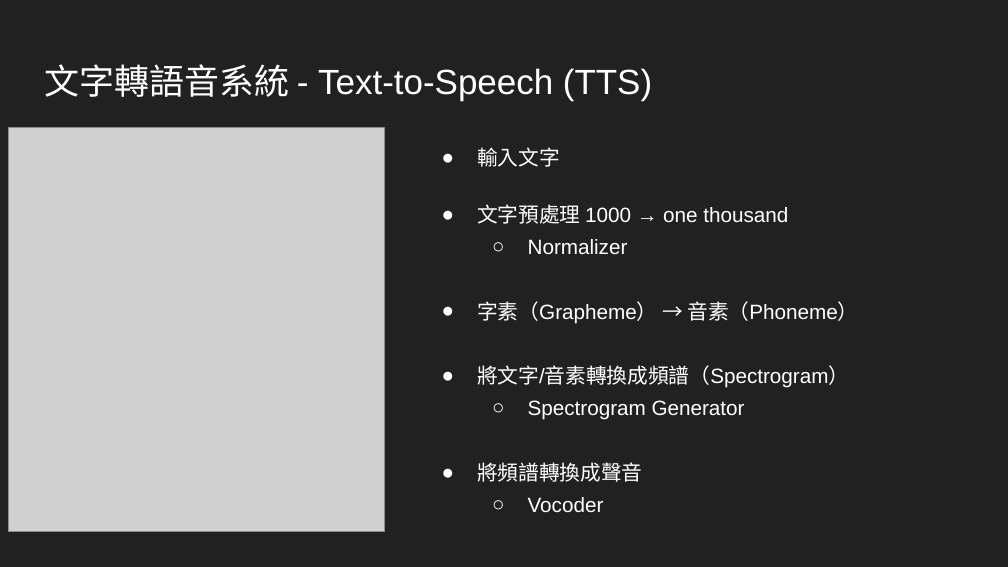
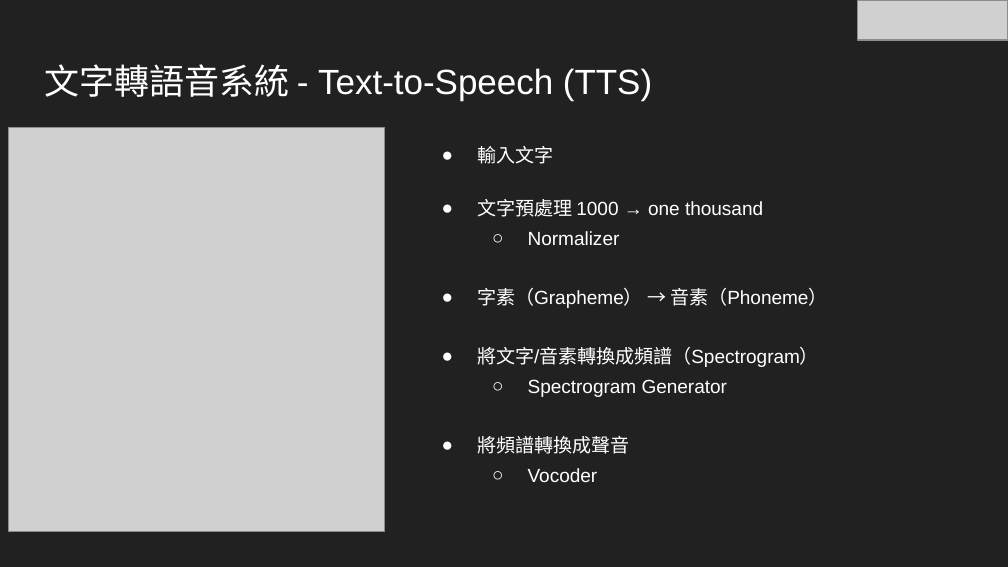
Before and after one commit to AI-FREE-Team/TTS-AIGO, a slide deck: slide 4 of slides/認識 Nemo.pptx. Drawn at 1008x567 pixels with LibreOffice and Linux fonts; fonts in the diff are those of the drawing; grey boxes stand for pictures. Boxes give left, top, right and bottom in pixels: in the first picture for what was removed or moved away, otherwise in the second. Text is boxed around its words. In the diff, an @@ line names an element or a change of style, - is before the commit and + after.

```diff
--- a/slides/認識 Nemo.pptx
+++ b/slides/認識 Nemo.pptx
@@ picture added at bbox=[858, 0, 1008, 40] @@
@@ text "輸入文字" at bbox=[477, 146, 827, 482]: size 14.8 to 13.6 pt @@
```
Also in this commit, not shown: 6 other slides changed, 3 other files.
